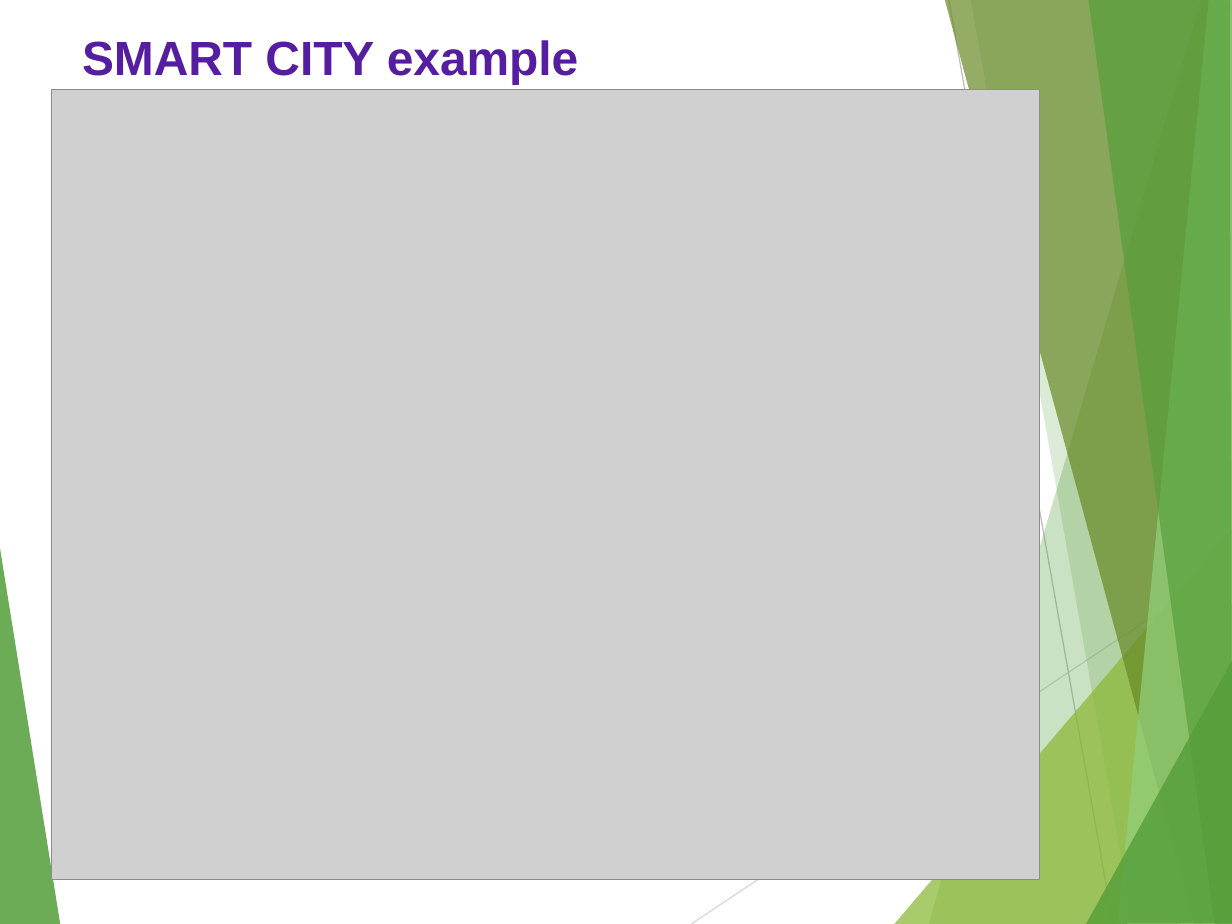
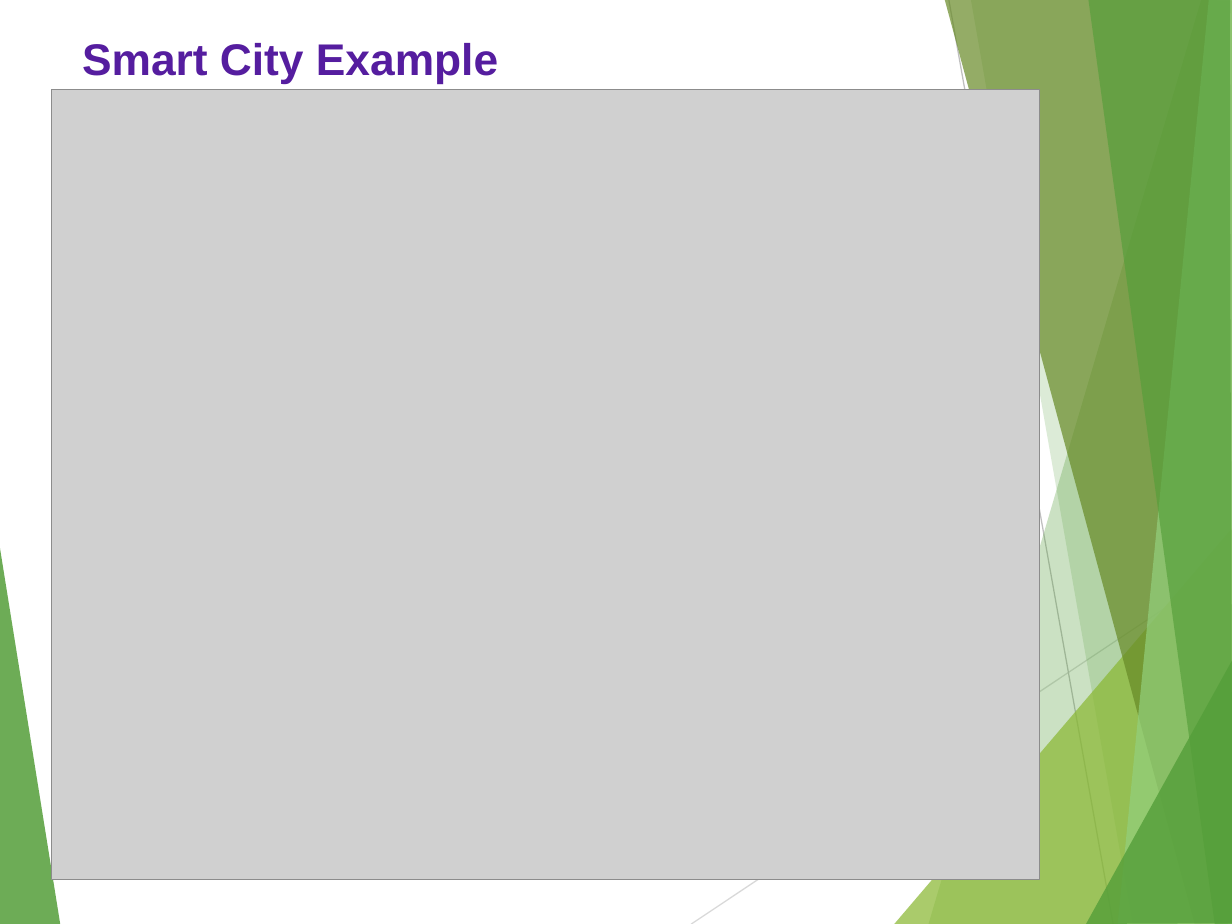
Before and after one commit to Idancw/Arduino-2017S, a slide deck: slide 3 of Presentation/Smart Cities.pptx (slide 6 before the commit). Drawn at 1232x924 pixels with LibreOffice and Linux fonts; fonts in the diff are those of the drawing; grey boxes stand for pictures. Boxes give left, top, right and bottom in pixels: in the first picture for what was removed or moved away, otherwise in the second. Text is boxed around its words. In the diff, an @@ line names an element or a change of style, - is before the commit and + after.

```diff
--- a/Presentation/Smart Cities.pptx
+++ b/Presentation/Smart Cities.pptx
@@ text at (x1=82, y1=43, x2=498, y2=84): text changed; size 28 to 25.9 pt @@
-SMART CITY example
+Smart City Example
```
Also in this commit, not shown: 1 other slide changed, 1 slide added, 6 slides removed.
